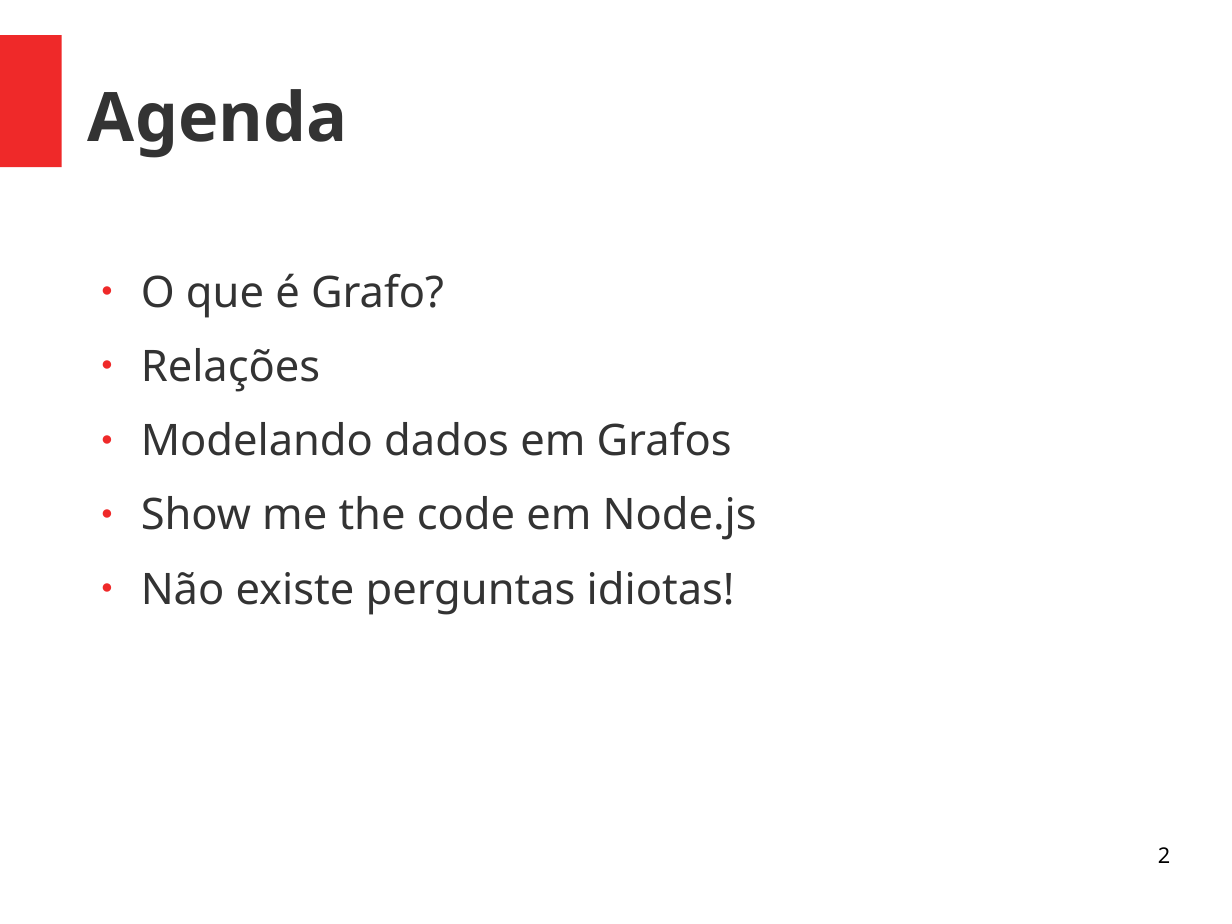
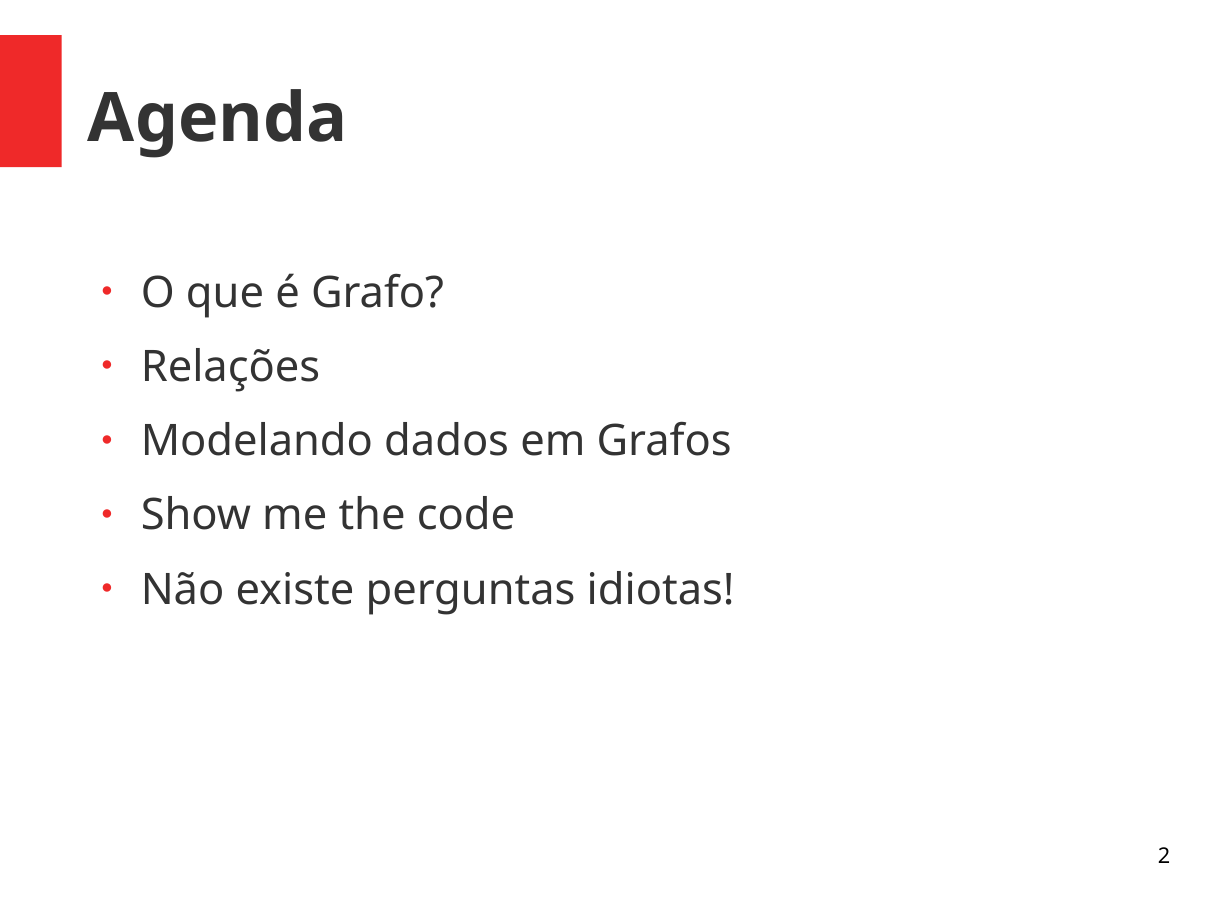
Before and after one commit to oscareli/graphs, a slide deck: slide 2 of var/grafos.odp. Drawn at 1232x924 pixels with LibreOffice and Linux fonts; fonts in the diff are those of the drawing. Boxes give left, top, right and bottom in pixels: in the first picture for what was removed or moved away, otherwise in the second. Text is boxed around its words. In the diff, an @@ line names an element or a change of style, - is before the commit and + after.

Commit message:
Melhorias na apresentação e no artigo

```diff
--- a/var/grafos.odp
+++ b/var/grafos.odp
@@ text at (x1=141, y1=496, x2=515, y2=530): text changed @@
-● Show me the code em Node.js
+● Show me the code
```
Also in this commit, not shown: 1 other file.
